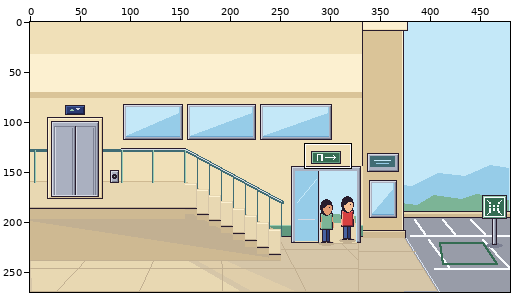
Pixel-art file: ArtSource/Level/v2/bg_mall_b.aseprite. Above, an overview of the earlier version with the close-up marked.
Close-up. Before the commit:
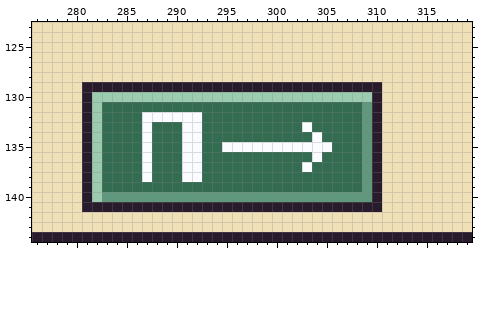
480x270 pixels, 1 frame. Shown: x 276..319, y 123..144. The commit also changed other parts of the picture, which this record leaves out.
And afterwards:
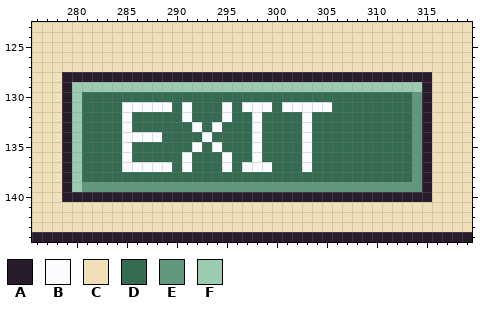
Palette (. is transparent): A #281c2c  B #fafcff  C #f0e0b8  D #346c52  E #60987e  F #9cccb0
Change:
@@ x 276..319 @@
 127 CCCCCCCCCCCCCCCCCCCCCCCCCCCCCCCCCCCCCCCCCCCC
-128 CCCCCCCCCCCCCCCCCCCCCCCCCCCCCCCCCCCCCCCCCCCC
-129 CCCCCAAAAAAAAAAAAAAAAAAAAAAAAAAAAAACCCCCCCCC
-130 CCCCCAFFFFFFFFFFFFFFFFFFFFFFFFFFFFACCCCCCCCC
-131 CCCCCAFDDDDDDDDDDDDDDDDDDDDDDDDDDEACCCCCCCCC
-132 CCCCCAFDDDDBBBBBBDDDDDDDDDDDDDDDDEACCCCCCCCC
-133 CCCCCAFDDDDBDDDBBDDDDDDDDDDBDDDDDEACCCCCCCCC
-134 CCCCCAFDDDDBDDDBBDDDDDDDDDDDBDDDDEACCCCCCCCC
-135 CCCCCAFDDDDBDDDBBDDBBBBBBBBBBBDDDEACCCCCCCCC
-136 CCCCCAFDDDDBDDDBBDDDDDDDDDDDBDDDDEACCCCCCCCC
-137 CCCCCAFDDDDBDDDBBDDDDDDDDDDBDDDDDEACCCCCCCCC
-138 CCCCCAFDDDDBDDDBBDDDDDDDDDDDDDDDDEACCCCCCCCC
-139 CCCCCAFDDDDDDDDDDDDDDDDDDDDDDDDDDEACCCCCCCCC
-140 CCCCCAFEEEEEEEEEEEEEEEEEEEEEEEEEEEACCCCCCCCC
-141 CCCCCAAAAAAAAAAAAAAAAAAAAAAAAAAAAAACCCCCCCCC
+128 CCCAAAAAAAAAAAAAAAAAAAAAAAAAAAAAAAAAAAAACCCC
+129 CCCAFFFFFFFFFFFFFFFFFFFFFFFFFFFFFFFFFFFACCCC
+130 CCCAFDDDDDDDDDDDDDDDDDDDDDDDDDDDDDDDDDEACCCC
+131 CCCAFDDDDBBBBBDBDDDBDBBBDBBBBBDDDDDDDDEACCCC
+132 CCCAFDDDDBDDDDDBDDDBDDBDDDDBDDDDDDDDDDEACCCC
+133 CCCAFDDDDBDDDDDDBDBDDDBDDDDBDDDDDDDDDDEACCCC
+134 CCCAFDDDDBBBBDDDDBDDDDBDDDDBDDDDDDDDDDEACCCC
+135 CCCAFDDDDBDDDDDDBDBDDDBDDDDBDDDDDDDDDDEACCCC
+136 CCCAFDDDDBDDDDDBDDDBDDBDDDDBDDDDDDDDDDEACCCC
+137 CCCAFDDDDBBBBBDBDDDBDBBBDDDBDDDDDDDDDDEACCCC
+138 CCCAFDDDDDDDDDDDDDDDDDDDDDDDDDDDDDDDDDEACCCC
+139 CCCAFEEEEEEEEEEEEEEEEEEEEEEEEEEEEEEEEEEACCCC
+140 CCCAAAAAAAAAAAAAAAAAAAAAAAAAAAAAAAAAAAAACCCC
+141 CCCCCCCCCCCCCCCCCCCCCCCCCCCCCCCCCCCCCCCCCCCC
 142 CCCCCCCCCCCCCCCCCCCCCCCCCCCCCCCCCCCCCCCCCCCC
Pixel boxes of the changes (left, top, right, bottom) in both close-ups:
changed: (62, 72, 432, 212)
